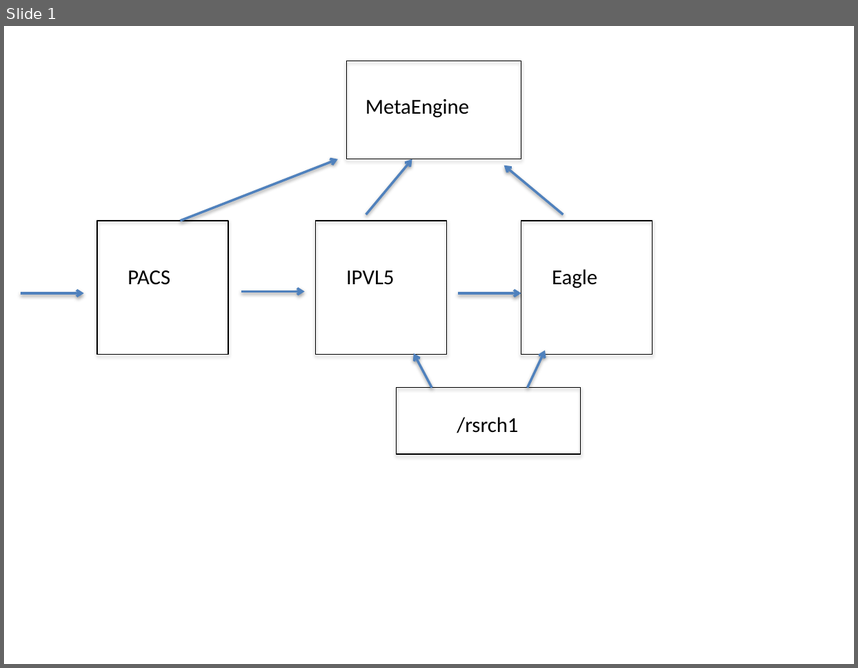
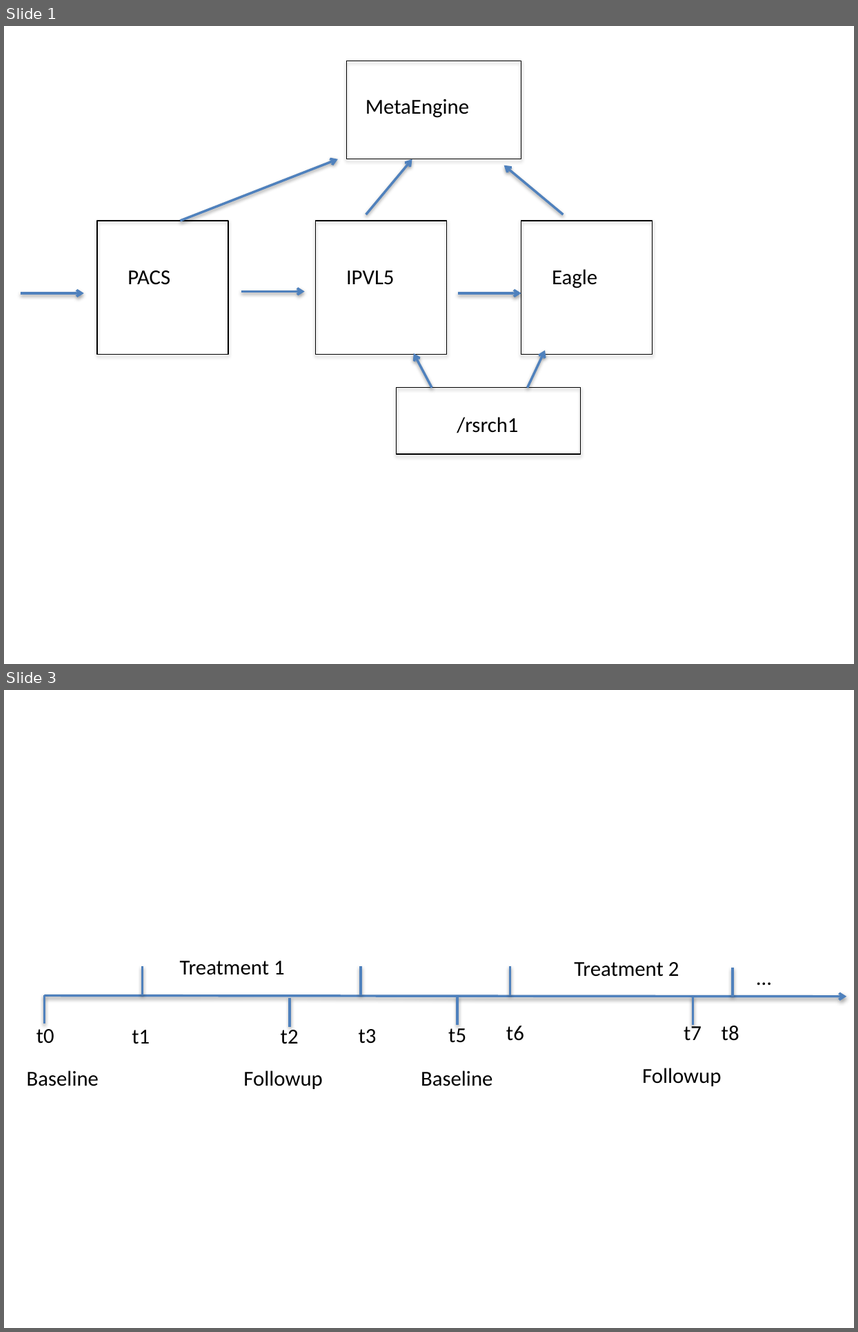
Before and after one commit to ImageGuidedTherapyLab/ImageFeatureSegmentationExample, a slide deck: pdffig/figures.pptx. Shown one above the other, each under a label of ours: slide 1 before the commit, slides 1 and 3 after it; the slides between them are not shown. The pictures are 858x668 and 858x1332 pixels, drawn with LibreOffice and Linux fonts; fonts in the diff are those of the drawing. Boxes give left, top, right and bottom in pixels: in the first picture for what was removed or moved away, otherwise in the second. Text is boxed around its words. In the diff, an @@ line names an element or a change of style, - is before the commit and + after.

```diff
--- a/pdffig/figures.pptx
+++ b/pdffig/figures.pptx
@@ slide 3 added at bbox=[4, 690, 854, 1328], background #FFFFFF @@
@@ line added from (143, 966) to (143, 995), #4F81BD 2 pt @@
@@ text added at bbox=[180, 960, 285, 975], 18 pt, text #000000 @@
+Treatment 1
@@ line added from (361, 966) to (361, 995), #4F81BD 2 pt @@
@@ line added from (510, 966) to (510, 994), #4F81BD 2 pt @@
@@ text added at bbox=[574, 962, 680, 976], 18 pt, text #000000 @@
+Treatment 2
@@ line added from (733, 968) to (733, 996), #4F81BD 2 pt @@
@@ text added at bbox=[749, 960, 781, 994], 18 pt, text #000000 @@
+…
@@ arrow added from (44, 995) to (846, 996), #4F81BD 2 pt @@
@@ line added from (44, 995) to (44, 1023), #4F81BD 2 pt @@
@@ line added from (290, 998) to (290, 1027), #4F81BD 2 pt @@
@@ line added from (457, 996) to (457, 1025), #4F81BD 2 pt @@
@@ line added from (693, 996) to (693, 1025), #4F81BD 2 pt @@
@@ text added at bbox=[36, 1029, 54, 1043], 18 pt, text #000000 @@
+t0
@@ text added at bbox=[132, 1029, 150, 1044], 18 pt, text #000000 @@
+t1
@@ text added at bbox=[281, 1025, 299, 1044], 18 pt, text #000000 @@
+t2
@@ text added at bbox=[359, 1029, 377, 1043], 18 pt, text #000000 @@
+t3
@@ text added at bbox=[448, 1025, 466, 1043], 18 pt, text #000000 @@
+t5
@@ text added at bbox=[506, 1025, 524, 1041], 18 pt, text #000000 @@
+t6
@@ text added at bbox=[684, 1023, 702, 1041], 18 pt, text #000000 @@
+t7
@@ text added at bbox=[722, 1025, 740, 1041], 18 pt, text #000000 @@
+t8
@@ text added at bbox=[27, 1070, 99, 1086], 18 pt, text #000000 @@
+Baseline
@@ text added at bbox=[243, 1070, 322, 1089], 18 pt, text #000000 @@
+Followup
@@ text added at bbox=[421, 1070, 493, 1086], 18 pt, text #000000 @@
+Baseline
@@ text added at bbox=[642, 1067, 721, 1086], 18 pt, text #000000 @@
+Followup
```
Also in this commit, not shown: 1 other slide added, 3 other files.
